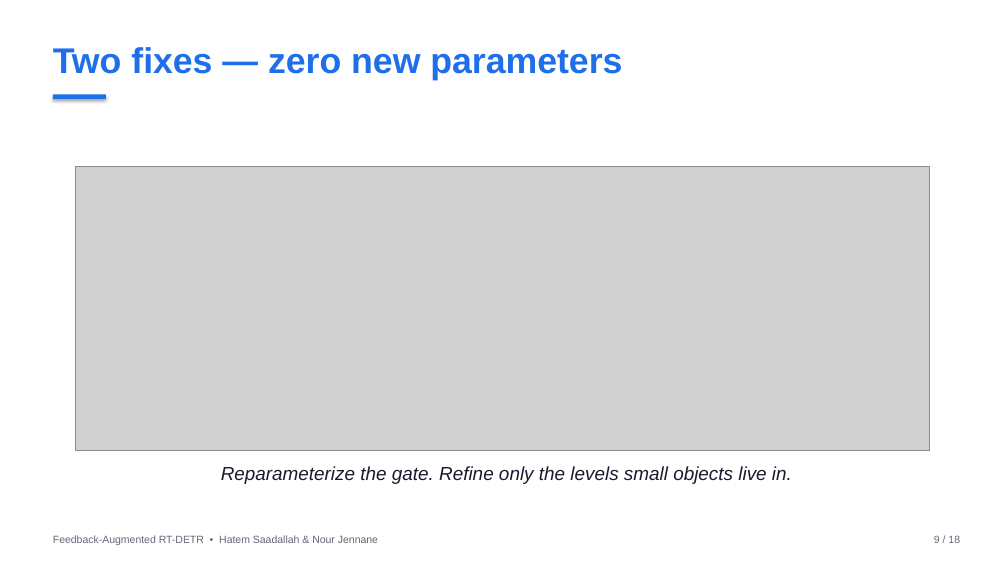
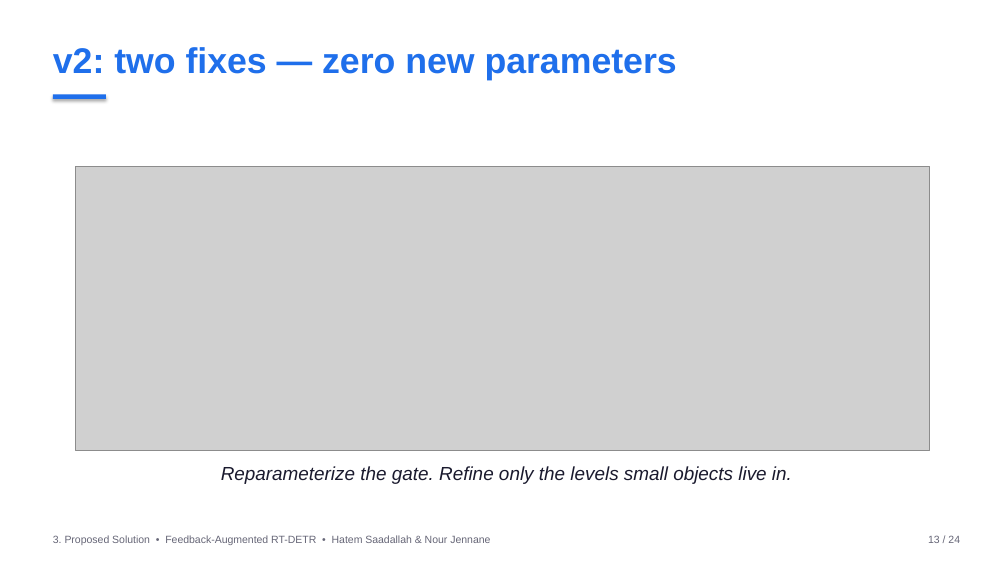
Before and after one commit to HatemSaadallah/feedback-augmented-rtdetr, a slide deck: slide 13 of presentation/feedback_rtdetr_presentation.pptx (slide 9 before the commit). Drawn at 1008x567 pixels with LibreOffice and Linux fonts; fonts in the diff are those of the drawing; grey boxes stand for pictures. Boxes give left, top, right and bottom in pixels: in the first picture for what was removed or moved away, otherwise in the second. Text is boxed around its words. In the diff, an @@ line names an element or a change of style, - is before the commit and + after.

```diff
--- a/presentation/feedback_rtdetr_presentation.pptx
+++ b/presentation/feedback_rtdetr_presentation.pptx
@@ text at (53,47,677,80): text changed @@
-Two fixes — zero new parameters
+v2: two fixes — zero new parameters
@@ text at (53,535,490,545): text changed @@
-Feedback-Augmented RT-DETR • Hatem Saadallah & Nour Jennane
+3. Proposed Solution • Feedback-Augmented RT-DETR • Hatem Saadallah & Nour Jennane
@@ text at (928,535,960,543): text changed @@
-9 / 18
+13 / 24
```
Also in this commit, not shown: 11 other slides changed, 10 slides added, 4 slides removed, 5 other files.
